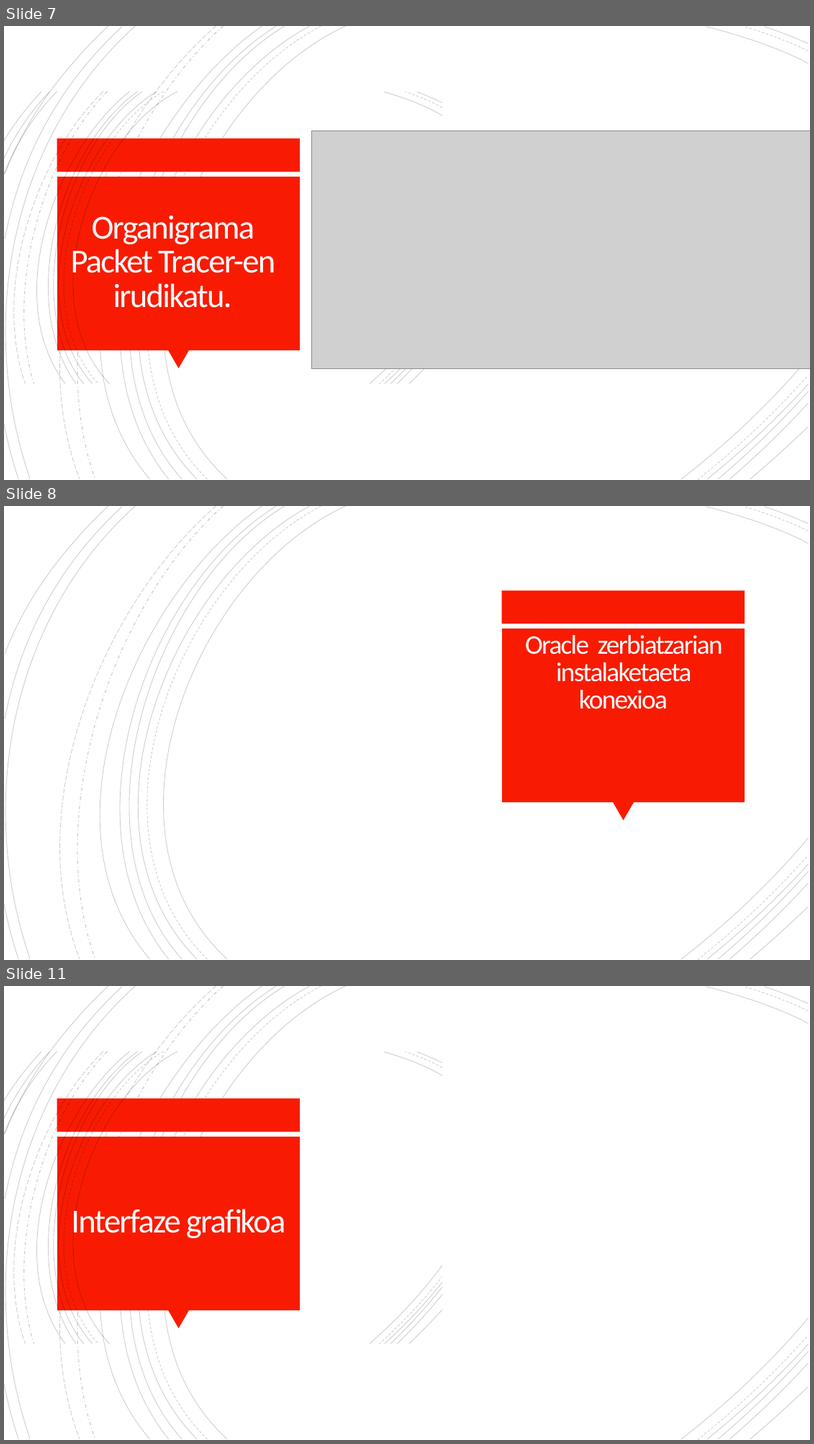
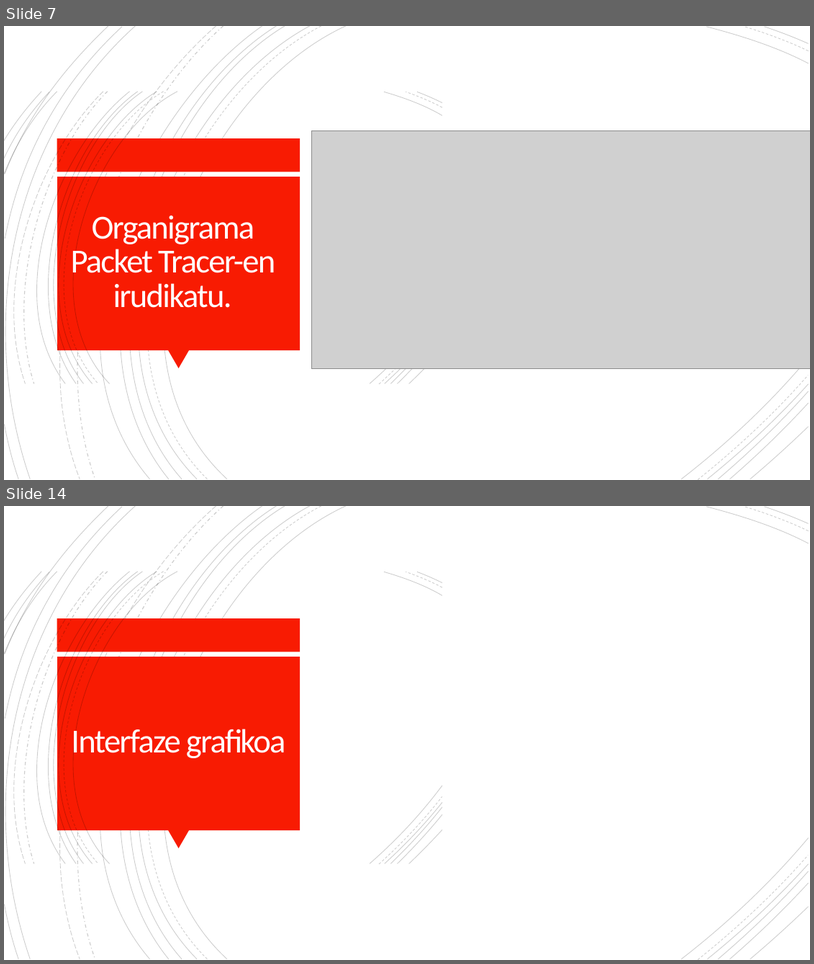
Before and after one commit to OceansForce/Erronka_5_Taldea, a slide deck: Aurkezpena/AurkezpenaTaldea5.pptx. Shown one above the other, each under a label of ours: slides 7, 8 and 11 before the commit, slides 7 and 14 after it; the slides between them are not shown. The pictures are 814x1444 and 814x964 pixels, drawn with LibreOffice and Linux fonts; fonts in the diff are those of the drawing; grey boxes stand for pictures; background and template pictures are left out. Boxes give left, top, right and bottom in pixels: in the first picture for what was removed or moved away, otherwise in the second. Text is boxed around its words. In the diff, an @@ line names an element or a change of style, - is before the commit and + after.

```diff
--- a/Aurkezpena/AurkezpenaTaldea5.pptx
+++ b/Aurkezpena/AurkezpenaTaldea5.pptx
@@ slide 8 removed at box(4, 506, 810, 960), background #FFFFFF; not listed: 21 template elements that a slide beside it also shows @@
@@ rectangle removed at box(502, 591, 745, 624) @@
@@ rectangle removed at box(502, 629, 745, 803) @@
@@ title removed at box(525, 635, 723, 709) @@
-Oracle zerbiatzarian instalaketaeta konexioa
@@ triangle removed at box(613, 802, 634, 820) @@
@@ what was slide 11 is now slide 14 @@
```
Also in this commit, not shown: 3 slides changed, 4 slides added, 2 other slides removed, 5 other files.
